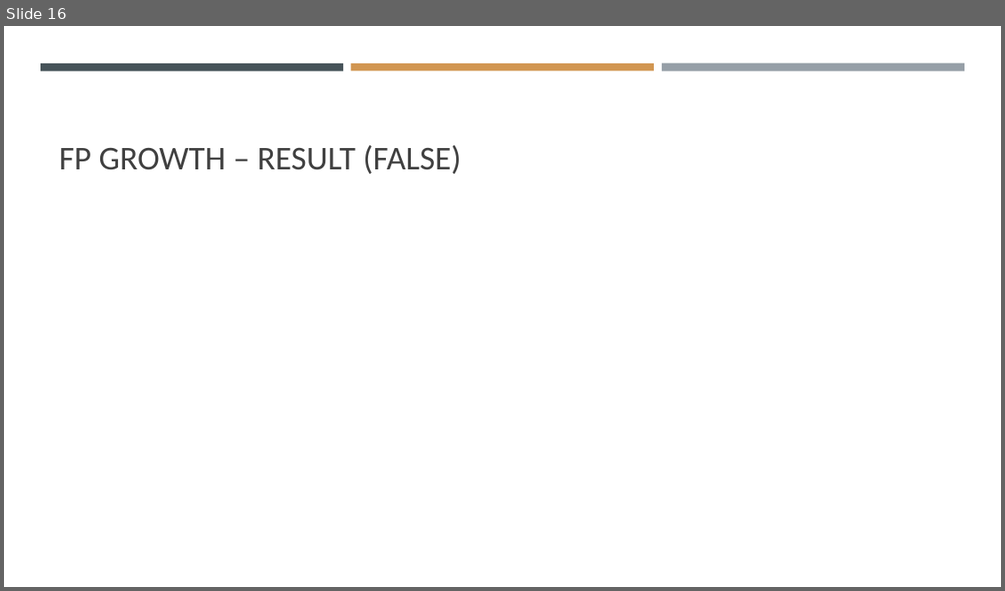
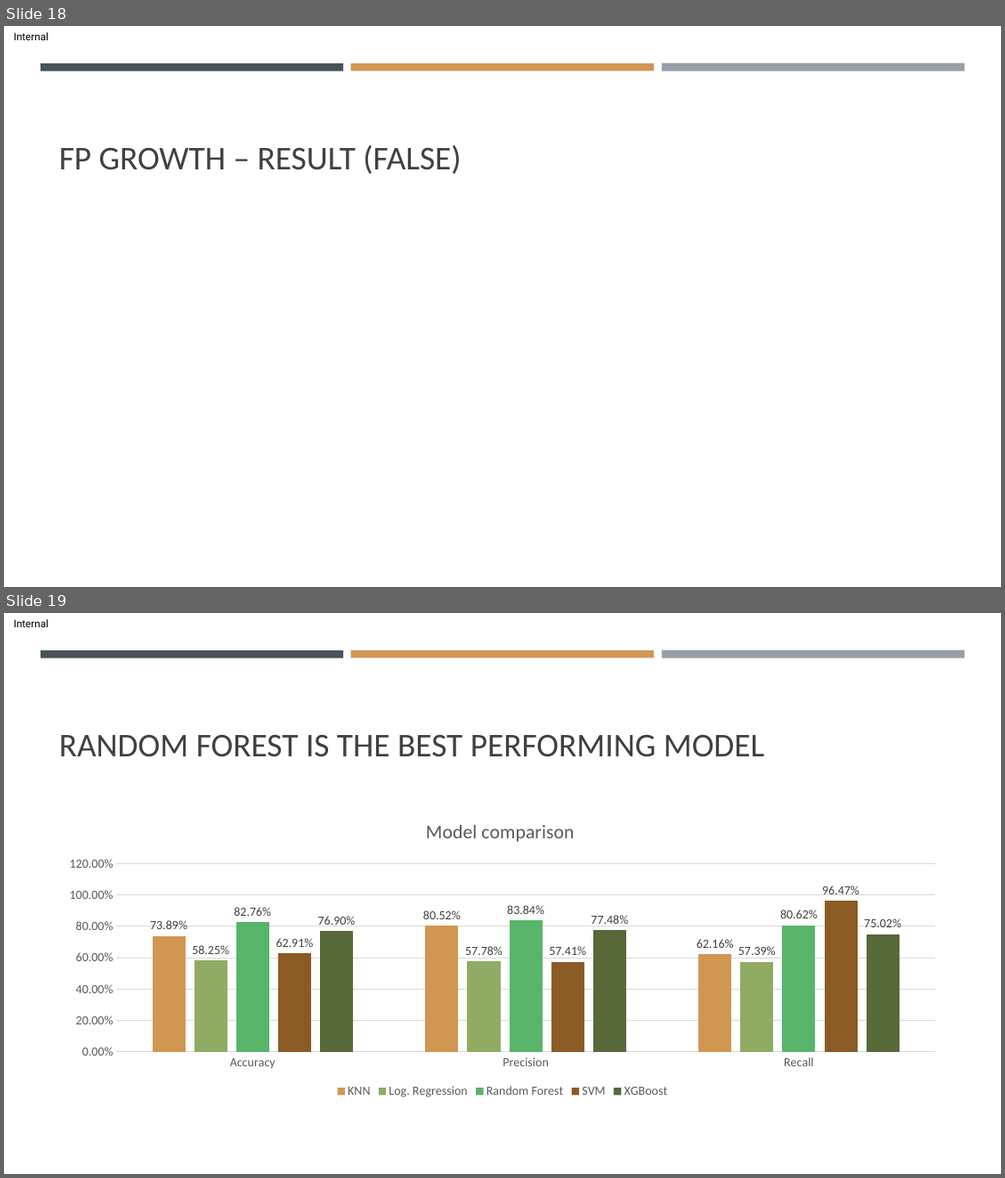
Before and after one commit to SvenWeiss-HDM/Classification, a slide deck: HDM Data Science v0226.pptx. Shown one above the other, each under a label of ours: slide 16 before the commit, slides 18 and 19 after it. The pictures are 1005x591 and 1005x1178 pixels, drawn with LibreOffice and Linux fonts; fonts in the diff are those of the drawing. Boxes give left, top, right and bottom in pixels: in the first picture for what was removed or moved away, otherwise in the second. Text is boxed around its words. In the diff, an @@ line names an element or a change of style, - is before the commit and + after.

```diff
--- a/HDM Data Science v0226.pptx
+++ b/HDM Data Science v0226.pptx
@@ slide 19 added at (4,613,1001,1174), background #FFFFFF; not listed: 4 template elements that a slide beside it also shows @@
@@ title added at (59,735,765,757), 32 pt, text #404040 @@
+RANDOM FOREST IS THE BEST PERFORMING MODEL
@@ column chart added at (52,804,954,1102) @@
+title "Model comparison  "
+categories: Accuracy, Precision, Recall
+KNN: 0.7389, 0.8052, 0.6216
+Log. Regression: 0.5825, 0.5778, 0.5739
+Random Forest: 0.8276, 0.8384, 0.8062
+SVM: 0.6291, 0.5741, 0.9647
+XGBoost: 0.769, 0.7748, 0.7502
@@ what was slide 16 is now slide 18 @@
@@ slide 18 changed as well @@
@@ text added at (14,32,48,40), 10 pt, text #000000 @@
+Internal
```
Also in this commit, not shown: 15 other slides changed, 6 other slides added.
